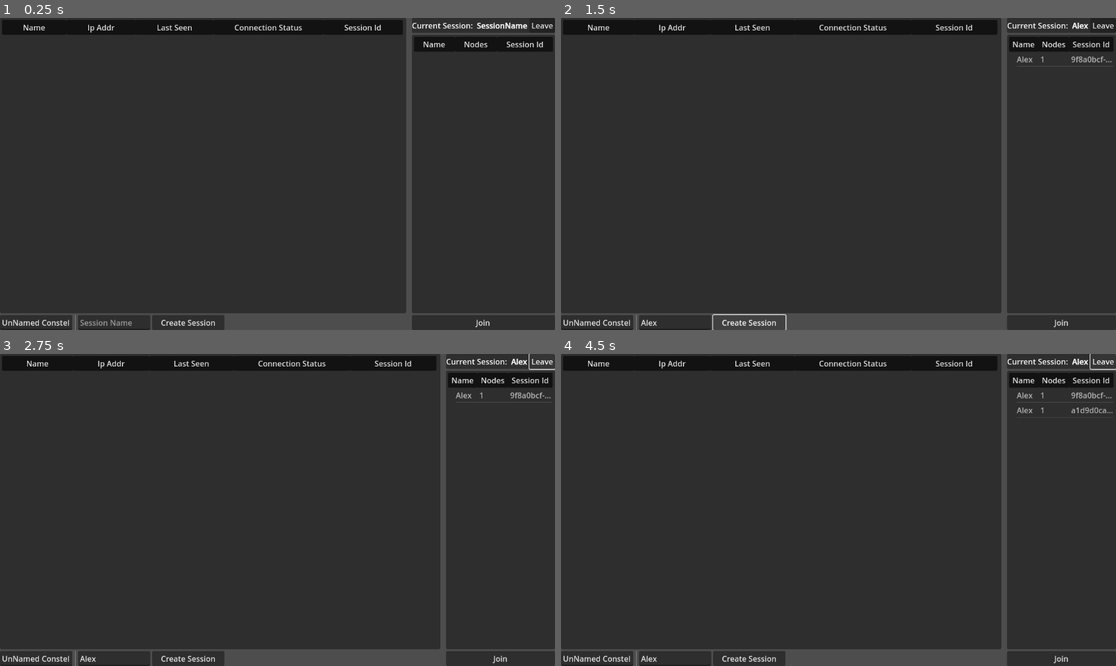
Above: before the commit, frames 1-4 (two rows, left to right).
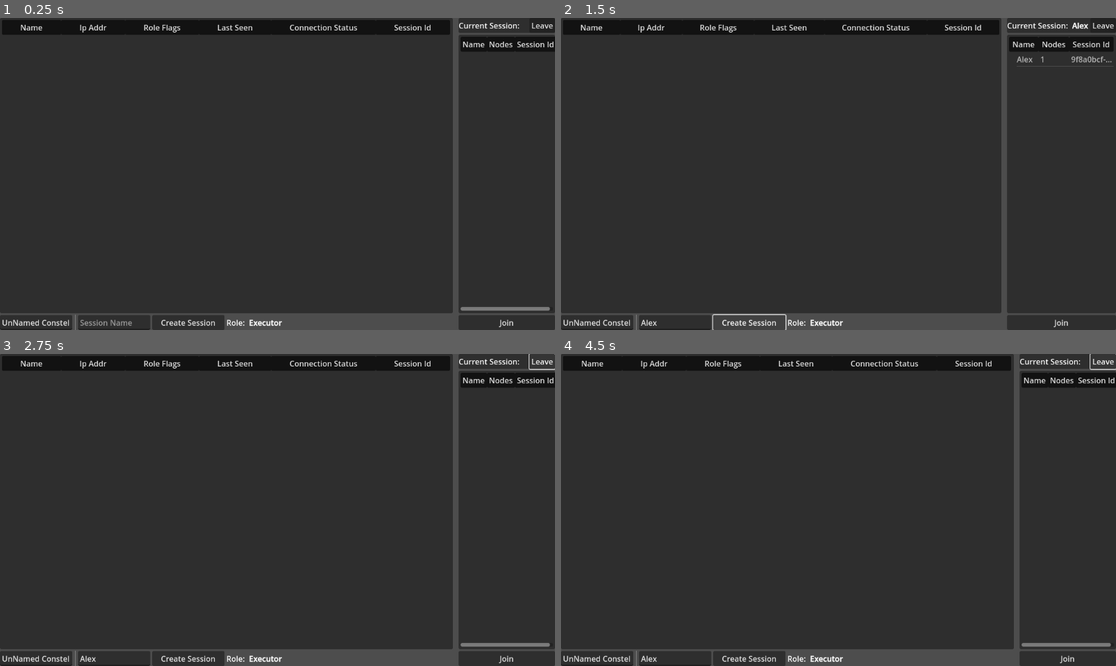
Above: after the commit, the same moments.

Repository: SpectrumPro/Constellation
Game: Godot game, scene res://interface/control.tscn
The game is run twice, just before and just after one commit, with the same random seed, the same clock (stepped at 60 frames per second) and the same inputs.
Inputs (mouse positions are in pixels of both pictures, inside the frame that each line leads up to):
- Up to frame 1 (0.25 s): no input
- Up to frame 2 (1.5 s): click (677, 323) at 0.52 s; type "Alex" at 0.6 s; click "Create Session" at 1.25 s
- Up to frame 3 (2.75 s): click "Leave" at 2 s
- Up to frame 4 (4.5 s): click "Join" at 2.75 s; click "Create Session" at 3.5 s; click "Leave" at 4.25 s

The runs differ from the first frame. In frame 1, 4.2% of the frame differs, in the area x 3-100%, y 0-100%; in frame 2, 0.7%; in frame 3, 3.6%; in frame 4, 3.7%.

Commit message:
Implements network roles and session handling
Adds network roles (Executor/Controller) to nodes for distributed task management.

Improves session handling with leave/join functionality, node connection management, and automatic session cleanup.

Updates discovery messages to include role information.

Improves node connection state management and adds TCP communication for networked functions

Diff:
--- a/core/Constellation.gd
+++ b/core/Constellation.gd
@@ -14,6 +14,7 @@
 ## Enum for the current network state
 enum NetworkState {INITIALIZING, BOUND, BOUND_ERROR, RELAY_ERROR, READY}
 
+
 ## List of allowed host OSes to start the broadcast relay on
 const BROADCAST_RELAY_ALLOWED_HOSTS: Array[String] = ["linux", "macos", "windows"]
 
@@ -29,6 +30,9 @@
 ## Time in seconds for discovery
 const DISCO_TIMEOUT: int = 10
 
+## Time in seconds for a node to be considred lost if it does not send a disco message
+const DISCO_DISCONNECT_TIME: int = 12
+
 ## Wait time in seconds for a responce from the relay server
 const RELAY_WAIT_TIME: int = 1
 
@@ -41,6 +45,9 @@
 ## MessageType
 const MessageType: ConstaNetHeadder.Type = ConstaNetHeadder.Type
 
+## NetworkRole
+const RoleFlags: ConstaNetHeadder.RoleFlags = ConstaNetHeadder.RoleFlags
+
 
 ## The primary TCP server to use
 var _tcp_socket: TCPServer = TCPServer.new()
@@ -68,6 +75,9 @@
 
 ## Current NetworkState
 var _network_state: NetworkState = NetworkState.INITIALIZING
+
+## Network Role
+var _role_flags: int = RoleFlags.EXECUTOR
 
 ## Relay server state
 var _found_relay_server: bool = true
@@ -95,10 +105,15 @@
 
 	_local_node._set_node_ip(_bind_address)
 	_known_nodes[get_node_id()] = _local_node
+	add_child(_local_node)
 
 	var cli_args: PackedStringArray = OS.get_cmdline_args()
 	if cli_args.has("--node-name"):
 		_local_node._set_node_name(str(cli_args[cli_args.find("--node-name") + 1]))
+
+	if cli_args.has("--controler"):
+		_role_flags = RoleFlags.CONTROLLER
+		_local_node._set_role_flags(_role_flags)
 
 	if cli_args.has("--interface"):
 		_bind_address = str(cli_args[cli_args.find("--interface") + 1])
@@ -129,15 +144,7 @@
 ## Polls the socket
 func _process(delta: float) -> void:
 	if _udp_socket.get_available_packet_count():
-		var string: String = _udp_socket.get_packet().get_string_from_utf8()
-		var message: ConstaNetHeadder = ConstaNetHeadder.phrase_string(string)
-
-		if message.origin_id == RelayServer.NODE_ID:
-			_found_relay_server = true
-			return
-
-		if message.is_valid() and message.origin_id != _local_node.get_node_id():
-			handle_message(message)
+		handle_packet(_udp_socket.get_packet())
 
 	_relay_tcp_stream.poll()
 	if _relay_tcp_queue and _relay_tcp_stream.get_status() == StreamPeerTCP.Status.STATUS_CONNECTED:
@@ -227,7 +234,7 @@
 
 
 ## Sends a discovery message to broadcasr
-func send_discovery(p_flags = ConstaNetHeadder.Flags.REQUEST) -> Error:
+func send_discovery(p_flags = ConstaNetHeadder.Flags.ACKNOWLEDGMENT) -> Error:
 	if not _udp_socket.is_bound():
 		return ERR_CONNECTION_ERROR
 
@@ -236,12 +243,13 @@
 	packet.origin_id = get_node_id()
 	packet.node_name = get_node_name()
 	packet.node_ip = _bind_address
+	packet.role_flags = _role_flags
 	packet.tcp_port = _tcp_port
 	packet.udp_port = _udp_port
 	packet.flags |= p_flags
 
 	if _network_state == NetworkState.READY:
-		_disco_timer.start(clamp(_disco_timer.time_left + 1, 0, DISCO_TIMEOUT))
+		_disco_timer.start(DISCO_TIMEOUT)
 
 	return send_message_broadcast(packet)
 
@@ -255,7 +263,7 @@
 	_disco_timer.timeout.connect(_on_disco_timeout)
 
 	add_child(_disco_timer)
-	send_discovery()
+	send_discovery(ConstaNetHeadder.Flags.REQUEST)
 
 
 ## Find and connects to a RelayServer, or launches a new one
@@ -287,7 +295,7 @@
 
 	else:
 		print("Unable to find RelayServer, starting one...")
-		OS.create_instance(["-s", RelayServer.SCRIPT_PATH, "--headless"])
+		OS.create_instance(["--main-loop", "RelayServer", "--headless"])
 
 		await get_tree().create_timer(RELAY_BOOT_WAIT_TIME).timeout
 
@@ -307,10 +315,24 @@
 			_network_state = NetworkState.RELAY_ERROR
 
 
-## Handles an incomming message, p_peer is the PacketPeerUDP, or StreamPeerTCP it orignated from
-func handle_message(p_message: ConstaNetHeadder, p_peer: Object = null) -> void:
+## Handles a packet as a PackedByteArray
+func handle_packet(p_packet: PackedByteArray) -> void:
+	var message: ConstaNetHeadder = ConstaNetHeadder.phrase_string(p_packet.get_string_from_utf8())
+
+	if message.origin_id == RelayServer.NODE_ID:
+		_found_relay_server = true
+		return
+
+	if message.is_valid() and message.origin_id != _local_node.get_node_id():
+		handle_message(message)
+
+
+## Handles an incomming message,
+func handle_message(p_message: ConstaNetHeadder) -> void:
 	if p_message.type == MessageType.DISCOVERY and p_message.flags & ConstaNetHeadder.Flags.REQUEST:
 		send_discovery(ConstaNetHeadder.Flags.ACKNOWLEDGMENT)
+
+	print(p_message.get_as_string())
 
 	match p_message.type:
 		MessageType.DISCOVERY:
@@ -318,6 +340,7 @@
 				var node: ConstellationNode = ConstellationNode.create_from_discovery(p_message)
 
 				_known_nodes[p_message.origin_id] = node
+				add_child(node)
 				node_found.emit(node)
 
 		MessageType.SESSION_ANNOUNCE:
@@ -337,7 +360,9 @@
 
 	else:
 		var session: ConstellationSession = ConstellationSession.create_from_session_announce(p_message)
+
 		_known_sessions[session.get_session_id()] = session
+		session.request_delete.connect(_on_session_delete_request.bind(session), CONNECT_ONE_SHOT)
 
 		session_created.emit(session)
 
@@ -363,6 +388,7 @@
 
 	_local_node._set_session(session)
 	_known_sessions[session.get_session_id()] = session
+	session.request_delete.connect(_on_session_delete_request.bind(session), CONNECT_ONE_SHOT)
 	session_created.emit(session)
 
 	send_message_broadcast(message)
@@ -371,7 +397,7 @@
 
 ## Joins a pre-existing session on the network
 func join_session(p_session: ConstellationSession) -> bool:
-	if p_session == _local_node.get_session():
+	if _local_node.get_session():
 		return false
 
 	var message: ConstaNetSessionJoin = ConstaNetSessionJoin.new()
@@ -381,11 +407,39 @@
 	message.set_request(true)
 
 	_local_node._set_session(p_session)
-
 	send_message_broadcast(message)
+
+	for node: ConstellationNode in p_session.get_nodes():
+		node.connect_tcp()
+
+	return true
+
+
+## Leaves a session
+func leave_session() -> bool:
+	if not _local_node.get_session():
+		return false
+
+	var message: ConstaNetSessionLeave = ConstaNetSessionLeave.new()
+
+	message.origin_id = get_node_id()
+	message.session_id = _local_node.get_session().get_session_id()
+	message.set_request(true)
+
+	send_message_broadcast(message)
+
+	for node: ConstellationNode in _local_node.get_session().get_nodes():
+		node.disconnect_tcp()
+
+	_local_node._leave_session()
 	return true
 
 
 ## Called when the discovery timer times out
 func _on_disco_timeout() -> void:
 	send_discovery()
+
+
+## Called when the sessions is to be deleted after all nodes disconnect
+func _on_session_delete_request(p_session: ConstellationSession) -> void:
+	_known_sessions.erase(p_session.get_session_id())
--- a/core/ConstellationNode.gd
+++ b/core/ConstellationNode.gd
@@ -1,7 +1,7 @@
 # Copyright (c) 2025 Liam Sherwin, All rights reserved.
 # This file is part of the Constellation Network Engine, licensed under the GPL v3.
 
-class_name ConstellationNode extends RefCounted
+class_name ConstellationNode extends Node
 ## Class to repersent a node in the session
 
 
@@ -17,6 +17,9 @@
 ## Emitted when the Node joins a session
 signal session_joined(session: ConstellationSession)
 
+## Emitted when the node leaves the current session
+signal session_left()
+
 ## Emitted when the last seen time is changed, IE the node was just seen
 signal last_seen_changed(last_seen: float)
 
@@ -26,6 +29,9 @@
 
 ## Flags
 const Flags: ConstaNetHeadder.Flags = ConstaNetHeadder.Flags
+
+## NetworkRole
+const RoleFlags: ConstaNetHeadder.RoleFlags = ConstaNetHeadder.RoleFlags
 
 
 ## State Enum for remote node
@@ -34,7 +40,7 @@
 	DISCOVERED,			## Node was found via discovery
 	CONNECTING,			## Attempting to establish connection
 	CONNECTED,			## Successfully connected and active
-	LOST_CONNECTION,		## Node timed out or disconnected unexpectedly
+	LOST_CONNECTION,	## Node timed out or disconnected unexpectedly
 }
 
 ## Enum for node flags
@@ -50,6 +56,9 @@
 ## Node Flags
 var _node_flags: int = NodeFlags.NONE
 
+## Current Network role
+var _role_flags: int = RoleFlags.EXECUTOR
+
 ## The NodeID of the remote node
 var _node_id: String = UUID_Util.v4()
 
@@ -76,6 +85,12 @@
 
 ## UDP peer to send data to this node
 var _udp_socket: PacketPeerUDP = PacketPeerUDP.new()
+
+## TCP peer to connect to the node
+var _tcp_socket: StreamPeerTCP = StreamPeerTCP.new()
+
+## Previous TCP Peer status
+var _tcp_previous_status: StreamPeerTCP.Status = StreamPeerTCP.Status.STATUS_NONE
 
 
 ## Creates a new ConstellationNode from a ConstaNetDiscovery message
@@ -84,10 +99,15 @@
 
 	node._connection_state = ConnectionState.DISCOVERED
 	node._node_id = p_disco.origin_id
+	node._role_flags = p_disco.role_flags
 	node._node_name = p_disco.node_name
 	node._node_ip = p_disco.node_ip
+	node._node_udp_port = p_disco.udp_port
+	node._node_tcp_port = p_disco.tcp_port
 	node._last_seen = Time.get_unix_time_from_system()
 	node._udp_socket.connect_to_host(p_disco.node_ip, p_disco.udp_port)
+
+	print("Creating node:", p_disco.node_name, " TCPPort: ", p_disco.tcp_port)
 
 	return node
 
@@ -101,6 +121,37 @@
 	node._node_flags = NodeFlags.LOCAL_NODE
 
 	return node
+
+
+## Called each frame
+func _process(delta: float) -> void:
+	_tcp_socket.poll()
+
+	var status: StreamPeerTCP.Status = _tcp_socket.get_status()
+	if status != _tcp_previous_status:
+		_tcp_previous_status = status
+
+		match status:
+			StreamPeerTCP.Status.STATUS_NONE:
+				if Time.get_unix_time_from_system() - _last_seen > Network.DISCO_DISCONNECT_TIME:
+					_set_connection_status(ConnectionState.LOST_CONNECTION)
+				else:
+					_set_connection_status(ConnectionState.DISCOVERED)
+
+			StreamPeerTCP.Status.STATUS_CONNECTING:
+				_set_connection_status(ConnectionState.CONNECTING)
+
+			StreamPeerTCP.Status.STATUS_CONNECTED:
+				_set_connection_status(ConnectionState.CONNECTED)
+
+			StreamPeerTCP.Status.STATUS_ERROR:
+				_set_connection_status(ConnectionState.LOST_CONNECTION)
+
+	if status == StreamPeerTCP.STATUS_CONNECTED and _tcp_socket.get_available_bytes():
+		var data: Array = _tcp_socket.get_partial_data(_tcp_socket.get_available_bytes())
+		var packet: PackedByteArray = data[1]
+
+		Network.handle_packet(packet)
 
 
 ## Autofills a ConstaNetHeadder with the infomation to comunicate to this remote node
@@ -119,7 +170,6 @@
 	match p_message.type:
 		MessageType.DISCOVERY:
 			_set_node_name(p_message.node_name)
-			_set_node_ip(p_message.node_ip)
 
 			_last_seen = Time.get_unix_time_from_system()
 			last_seen_changed.emit(_last_seen)
@@ -129,7 +179,18 @@
 				_set_session(Network.get_session_from_id(p_message.session_id))
 
 		MessageType.SESSION_JOIN:
+			var session: ConstellationSession = Network.get_session_from_id(p_message.session_id)
+			if session == Network.get_local_node().get_session():
+				connect_tcp()
+
 			_set_session(Network.get_session_from_id(p_message.session_id))
+
+		MessageType.SESSION_LEAVE:
+			var session: ConstellationSession = Network.get_session_from_id(p_message.session_id)
+			if session == Network.get_local_node().get_session():
+				disconnect_tcp()
+
+			_leave_session()
 
 		MessageType.SET_ATTRIBUTE:
 			p_message = p_message as ConstaNetSetAttribute
@@ -145,6 +206,25 @@
 		_udp_socket.put_packet(p_message.get_as_string().to_utf8_buffer())
 
 
+## Connectes TCP to this node
+func connect_tcp() -> Error:
+	if is_local():
+		return ERR_UNAVAILABLE
+
+	disconnect_tcp()
+	return _tcp_socket.connect_to_host(_node_ip, _node_tcp_port)
+
+
+## Disconnects TCP from this node
+func disconnect_tcp() -> void:
+	_tcp_socket.disconnect_from_host()
+
+
+## Gets the network role
+func get_role_flags() -> int:
+	return _role_flags
+
+
 ## Gets the connection state
 func get_connection_state() -> ConnectionState:
 	return _connection_state
@@ -198,6 +278,16 @@
 	return _node_flags & NodeFlags.LOCAL_NODE
 
 
+## Returns true if this RoleFlag includes the EXECUTOR role
+func is_executor() -> bool:
+	return (_role_flags & RoleFlags.EXECUTOR) != 0
+
+
+## Returns true if this RoleFlag includes the CONTROLLER role
+func is_controller(p_flags: int) -> bool:
+	return (_role_flags & RoleFlags.CONTROLLER) != 0
+
+
 ## Sends a message to set the name of this node on the network
 func set_node_name(p_name: String) -> void:
 	var set_attribute: ConstaNetSetAttribute = auto_fill_headder(ConstaNetSetAttribute.new(), Flags.REQUEST)
@@ -211,6 +301,26 @@
 		send_message_udp(set_attribute)
 
 
+## Sets the network role
+func _set_role_flags(p_role_flags: int) -> bool:
+	if p_role_flags == _role_flags:
+		return false
+
+	_role_flags = p_role_flags
+	return true
+
+
+## Sets the connection status
+func _set_connection_status(p_status: ConnectionState) -> bool:
+	if p_status == _connection_state:
+		return false
+
+	_connection_state = p_status
+	connection_state_changed.emit(_connection_state)
+
+	return true
+
+
 ## Sets the nodes ID
 func _set_node_id(p_node_id: String) -> bool:
 	if p_node_id == _node_id:
@@ -244,10 +354,23 @@
 
 ## Sets the nodes session
 func _set_session(p_session: ConstellationSession) -> bool:
-	if _session == p_session:
+	if _session or not is_instance_valid(p_session):
 		return false
 
 	_session = p_session
 	session_joined.emit(_session)
-
-	return true
+	_session._add_node(self)
+
+	return true
+
+
+## Leaves the current session
+func _leave_session() -> bool:
+	if not _session:
+		return false
+
+	_session._remove_node(self)
+	_session = null
+	session_left.emit()
+
+	return true
--- a/core/ConstellationSession.gd
+++ b/core/ConstellationSession.gd
@@ -13,6 +13,9 @@
 
 ## Emitted when the SessionName is changed
 signal name_changed(name: String)
+
+## Emited when this session is to be deleted after all nodes disconnect
+signal request_delete()
 
 
 ## All nodes in this session
@@ -150,4 +153,7 @@
 	_nodes.erase(p_node)
 	node_left.emit(p_node)
 
+	if not get_number_of_nodes():
+		request_delete.emit()
+
 	return true
--- a/core/RelayServer.gd
+++ b/core/RelayServer.gd
@@ -7,9 +7,6 @@
 
 ## Node of the RelayServer
 const NODE_ID: String = "RelayServer"
-
-## FilePath of the RelayServer
-const SCRIPT_PATH: String = "res://core/RelayServer.gd"
 
 ## UDP bind port
 const UDP_BROADCAST_PORT: int = 3823
--- a/core/packets/ConstaNetDiscovery.gd
+++ b/core/packets/ConstaNetDiscovery.gd
@@ -11,6 +11,9 @@
 
 ## The IP address of the origin node
 var node_ip: String = ""
+
+## The NetworkRole of this node
+var role_flags: int = RoleFlags.EXECUTOR
 
 ## The TCP port used by this node
 var tcp_port: int = 0
@@ -29,6 +32,7 @@
 	return {
 		"node_name": node_name,
 		"node_ip": node_ip,
+		"role_flags": role_flags,
 		"tcp_port": tcp_port,
 		"udp_port": udp_port
 	}
@@ -38,6 +42,7 @@
 func _phrase_dict(p_dict: Dictionary) -> void:
 	node_name = type_convert(p_dict.get("node_name", ""), TYPE_STRING)
 	node_ip = type_convert(p_dict.get("node_ip", ""), TYPE_STRING)
+	role_flags = type_convert(p_dict.get("role_flags", 0), TYPE_INT)
 	tcp_port = type_convert(p_dict.get("tcp_port", 0), TYPE_INT)
 	udp_port = type_convert(p_dict.get("udp_port", 0), TYPE_INT)
 
--- a/core/packets/ConstaNetHeadder.gd
+++ b/core/packets/ConstaNetHeadder.gd
@@ -28,7 +28,6 @@
 
 	SYS_EXCLUSIVE		# Device/vendor specific or extended data
 }
-
 
 ## Flags Enum (bitmask-compatible)
 enum Flags {
@@ -40,6 +39,13 @@
 	RETRANSMISSION		= 1 << 4,	# This message has been re-transmitted from a RelayServer
 }
 
+## Enum for network roles
+enum RoleFlags {
+	NONE				= 0,
+	EXECUTOR			= 1 << 0,	# Performs the actions defined by the Controller
+	CONTROLLER			= 1 << 1,	# # Sends control and command messages to the Executer
+}
+
 
 ## Matches the Type enum to a class
 static var ClassTypes: Dictionary[int, Script] = {
@@ -47,7 +53,8 @@
 	Type.DISCOVERY: ConstaNetDiscovery,
 	Type.SET_ATTRIBUTE: ConstaNetSetAttribute,
 	Type.SESSION_ANNOUNCE: ConstaNetSessionAnnounce,
-	Type.SESSION_JOIN: ConstaNetSessionJoin
+	Type.SESSION_JOIN: ConstaNetSessionJoin,
+	Type.SESSION_LEAVE: ConstaNetSessionLeave
 }
 
 
--- /dev/null
+++ b/core/packets/ConstaNetSessionLeave.gd
@@ -0,0 +1,35 @@
+
+# Copyright (c) 2025 Liam Sherwin, All rights reserved.
+# This file is part of the Constellation Network Engine, licensed under the GPL v3.
+
+class_name ConstaNetSessionLeave extends ConstaNetHeadder
+## ConstaNET Session Join message
+
+
+## The UUID of this session
+var session_id: String
+
+
+## Init
+func _init() -> void:
+	type = Type.SESSION_LEAVE
+
+
+## Gets this ConstaNetSessionJoin as a Dictionary
+func _get_as_dict() -> Dictionary[String, Variant]:
+	return {
+		"id": session_id,
+	}
+
+
+## Phrases a Dictionary
+func _phrase_dict(p_dict: Dictionary) -> void:
+	session_id = type_convert(p_dict.get("id", ""), TYPE_STRING)
+
+
+## Checks if this ConstaNetSessionLeave is valid
+func _is_valid() -> bool:
+	if session_id:
+		return true
+
+	return false
--- a/core/packets/ConstaNetSetAttribute.gd
+++ b/core/packets/ConstaNetSetAttribute.gd
@@ -1,4 +1,3 @@
-
 # Copyright (c) 2025 Liam Sherwin, All rights reserved.
 # This file is part of the Constellation Network Engine, licensed under the GPL v3.
 
--- a/interface/UISessionTree.gd
+++ b/interface/UISessionTree.gd
@@ -11,6 +11,12 @@
 
 ## RefMap for ConstellationSession: TreeItem
 var _sessions: RefMap = RefMap.new()
+
+var _session_connections: Dictionary[String, Callable] = {
+	"node_joined": _on_node_joined_or_left,
+	"node_left": _on_node_joined_or_left,
+	"request_delete": _on_session_request_delete,
+}
 
 
 ## Ready
@@ -26,6 +32,8 @@
 
 ## Called when a session is created on the network
 func _on_session_created(p_session: ConstellationSession) -> void:
+	Utils.connect_signals_with_bind(_session_connections, p_session)
+
 	var session_item: TreeItem = create_item()
 
 	session_item.set_text(Columns.NAME, p_session.get_name())
@@ -35,6 +43,17 @@
 	_sessions.map(p_session, session_item)
 
 
+## Called when a node joines or leaves a session
+func _on_node_joined_or_left(p_node: ConstellationNode, p_session: ConstellationSession) -> void:
+	_sessions.left(p_session).set_text(Columns.NODES, str(p_session.get_number_of_nodes()))
+
+
+## Called when a session is to be deleted when all nodes disconnect
+func _on_session_request_delete(p_session: ConstellationSession) -> void:
+	_sessions.left(p_session).free()
+	_sessions.erase_left(p_session)
+
+
 ## Called when the JoinSession Button is pressed
 func _on_join_session_pressed() -> void:
 	if not get_selected():
--- a/interface/control.gd
+++ b/interface/control.gd
@@ -17,12 +17,15 @@
 ## The Label for the current session name
 @export var _current_session_label: Label
 
+## The Label for the NetworkRole
+@export var _network_role_label: Label
+
 
 ## How many seconds to wait before displaying the last seen time in seconds
 const TIMEOUT_BUFFER: int = 3
 
 ## All columns in the tree
-enum Columns {NAME, IP_ADDR, LAST_SEEN, CONNECTION_STATUS, SESSION_ID}
+enum Columns {NAME, IP_ADDR, ROLE_FLAGS, LAST_SEEN, CONNECTION_STATUS, SESSION_ID}
 
 
 ## RefMap for TreeItem: ConstellationNode
@@ -38,6 +41,7 @@
 	"last_seen_changed": _on_node_last_seen_changed,
 	"connection_state_changed": _on_node_connection_state_changed,
 	"session_joined": _on_node_session_joined,
+	"session_left": _on_node_session_left,
 }
 
 
@@ -55,8 +59,11 @@
 	Network.node_found.connect(_add_node)
 
 	_local_node.session_joined.connect(_on_session_joined)
+	_local_node.session_left.connect(_on_session_left)
 	_local_node.node_name_changed.connect(_name_edit.set_text)
 	_name_edit.set_text(_local_node.get_node_name())
+
+	_network_role_label.text = "Executor" if _local_node.is_executor() else "Controler"
 
 
 ## Adds a node into the tree
@@ -69,6 +76,7 @@
 
 	tree_item.set_text(Columns.NAME, p_node.get_node_name())
 	tree_item.set_text(Columns.IP_ADDR, p_node.get_node_ip())
+	tree_item.set_text(Columns.ROLE_FLAGS, Utils.flags_to_string(p_node.get_role_flags(), ConstaNetHeadder.RoleFlags).capitalize())
 	tree_item.set_text(Columns.LAST_SEEN, "Now")
 	tree_item.set_text(Columns.CONNECTION_STATUS, p_node.get_connection_state_human())
 	tree_item.set_text(Columns.SESSION_ID, p_node.get_session_id())
@@ -104,9 +112,19 @@
 		_node_items.right(p_node).set_text(Columns.SESSION_ID, p_session.get_session_id())
 
 
+## Called when the Node joins a session
+func _on_node_session_left(p_node: ConstellationNode) -> void:
+	_node_items.right(p_node).set_text(Columns.SESSION_ID, "")
+
+
 ## Called when the local node joins a session
 func _on_session_joined(p_session: ConstellationSession) -> void:
 	_current_session_label.set_text(p_session.get_name())
+
+
+## Called when the local node leaves the current session
+func _on_session_left() -> void:
+	_current_session_label.set_text("")
 
 
 ## Called when the LastSeen timer times out
@@ -138,3 +156,8 @@
 ## Called when the CreateSession button is pressed
 func _on_create_session_pressed() -> void:
 	Network.create_session(_new_session_name_edit.get_text())
+
+
+## Called when the LeaveSession button is pressed
+func _on_leave_session_pressed() -> void:
+	Network.leave_session()
--- a/interface/control.tscn
+++ b/interface/control.tscn
@@ -6,7 +6,7 @@
 [sub_resource type="LabelSettings" id="LabelSettings_b0spr"]
 outline_size = 1
 
-[node name="Control" type="Control" node_paths=PackedStringArray("_node_tree", "_name_edit", "_new_session_name_edit", "_current_session_label")]
+[node name="Control" type="Control" node_paths=PackedStringArray("_node_tree", "_name_edit", "_new_session_name_edit", "_current_session_label", "_network_role_label")]
 layout_mode = 3
 anchors_preset = 15
 anchor_right = 1.0
@@ -18,6 +18,7 @@
 _name_edit = NodePath("HBoxContainer/VBoxContainer/HBoxContainer/Name")
 _new_session_name_edit = NodePath("HBoxContainer/VBoxContainer/HBoxContainer/NewSessionName")
 _current_session_label = NodePath("HBoxContainer/VBoxContainer2/PanelContainer/HBoxContainer/SessionName")
+_network_role_label = NodePath("HBoxContainer/VBoxContainer/HBoxContainer/NetworkRole")
 
 [node name="HBoxContainer" type="HSplitContainer" parent="."]
 layout_mode = 1
@@ -58,6 +59,14 @@
 layout_mode = 2
 text = "Create Session"
 
+[node name="NetworkRolePrefix" type="Label" parent="HBoxContainer/VBoxContainer/HBoxContainer"]
+layout_mode = 2
+text = "Role: "
+
+[node name="NetworkRole" type="Label" parent="HBoxContainer/VBoxContainer/HBoxContainer"]
+layout_mode = 2
+label_settings = SubResource("LabelSettings_b0spr")
+
 [node name="VBoxContainer2" type="VBoxContainer" parent="HBoxContainer"]
 custom_minimum_size = Vector2(200, 0)
 layout_mode = 2
@@ -74,10 +83,9 @@
 
 [node name="SessionName" type="Label" parent="HBoxContainer/VBoxContainer2/PanelContainer/HBoxContainer"]
 layout_mode = 2
-text = "SessionName"
 label_settings = SubResource("LabelSettings_b0spr")
 
-[node name="Button" type="Button" parent="HBoxContainer/VBoxContainer2/PanelContainer/HBoxContainer"]
+[node name="LeaveSession" type="Button" parent="HBoxContainer/VBoxContainer2/PanelContainer/HBoxContainer"]
 layout_mode = 2
 size_flags_horizontal = 10
 text = "Leave"
@@ -104,5 +112,6 @@
 [connection signal="item_edited" from="HBoxContainer/VBoxContainer/Tree" to="." method="_on_tree_item_edited"]
 [connection signal="text_submitted" from="HBoxContainer/VBoxContainer/HBoxContainer/Name" to="." method="_on_name_text_submitted"]
 [connection signal="pressed" from="HBoxContainer/VBoxContainer/HBoxContainer/CreateSession" to="." method="_on_create_session_pressed"]
+[connection signal="pressed" from="HBoxContainer/VBoxContainer2/PanelContainer/HBoxContainer/LeaveSession" to="." method="_on_leave_session_pressed"]
 [connection signal="pressed" from="HBoxContainer/VBoxContainer2/HBoxContainer/JoinSession" to="HBoxContainer/VBoxContainer2/SessionTree" method="_on_join_session_pressed"]
 [connection signal="timeout" from="LastSeen" to="." method="_on_last_seen_timeout"]
--- a/static/Utils.gd
+++ b/static/Utils.gd
@@ -63,3 +63,16 @@
 
 			_signal.disconnect(bound_callable)
 			connections.erase(callable_name)
+
+
+## Converts any bitmask enum into a readable string like "FLAG1+FLAG2"
+static func flags_to_string(p_flags: int, p_enum: Dictionary) -> String:
+	var names: Array[String] = []
+
+	for name in p_enum.keys():
+		var value: int = p_enum[name]
+
+		if value != 0 and (p_flags & value) != 0:
+			names.append(name)
+
+	return "+".join(names)
Not shown, added: core/packets/ConstaNetSessionLeave.gd.uid
